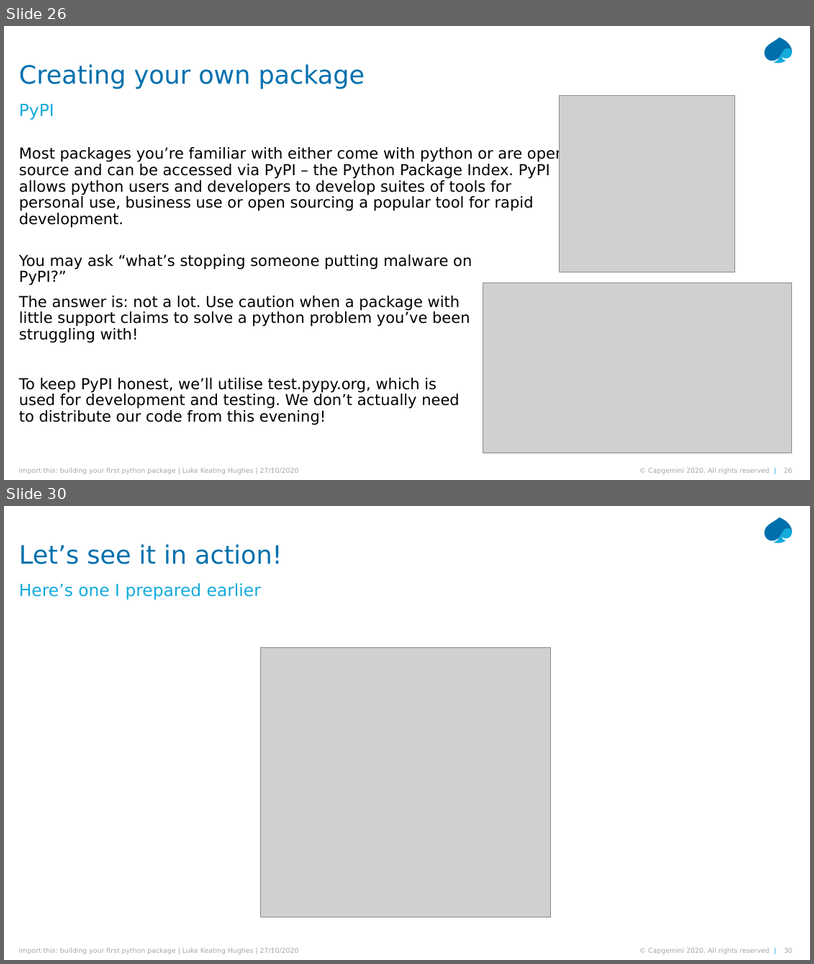
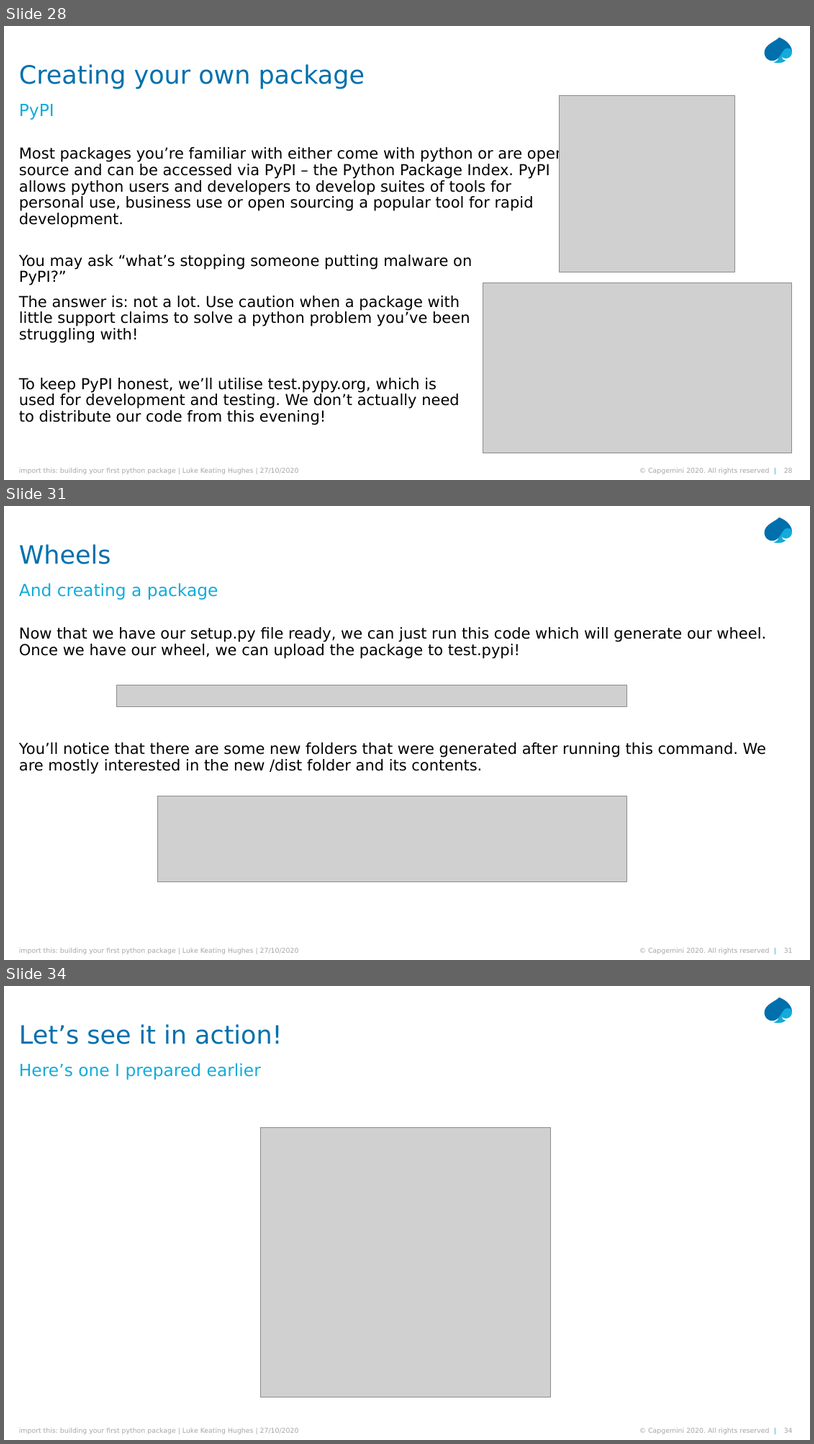
Before and after one commit to lukekh/Cards, a slide deck: Presentation/import_this.pptx. Shown one above the other, each under a label of ours: slides 26 and 30 before the commit, slides 28, 31 and 34 after it; the slides between them are not shown. The pictures are 814x964 and 814x1444 pixels, drawn with LibreOffice and Linux fonts; fonts in the diff are those of the drawing; grey boxes stand for pictures. Boxes give left, top, right and bottom in pixels: in the first picture for what was removed or moved away, otherwise in the second. Text is boxed around its words. In the diff, an @@ line names an element or a change of style, - is before the commit and + after.

```diff
--- a/Presentation/import_this.pptx
+++ b/Presentation/import_this.pptx
@@ slide 31 added at [4, 506, 810, 960], background #FFFFFF; not listed: 5 template elements that a slide beside it also shows @@
@@ title added at [19, 544, 111, 564], 30 pt, text #0070AD @@
+Wheels
@@ text added at [19, 583, 219, 600], 20 pt, text #12ABDB @@
+And creating a package
@@ text added at [19, 627, 766, 774], 18 pt, text #000000 @@
+Now that we have our setup.py file ready, we can just run this code which will generate our wheel. Once we have our wheel, we can upload the package to test.pypi!
+You’ll notice that there are some new folders that were generated after running this command. We are mostly interested in the new /dist folder and its contents.
@@ picture added at [116, 685, 627, 707] @@
@@ picture added at [157, 795, 627, 882] @@
@@ what was slide 26 is now slide 28 @@
@@ what was slide 30 is now slide 34 @@
```
Also in this commit, not shown: 3 slides changed, 4 other slides added, 1 slide removed, 3 other files.
